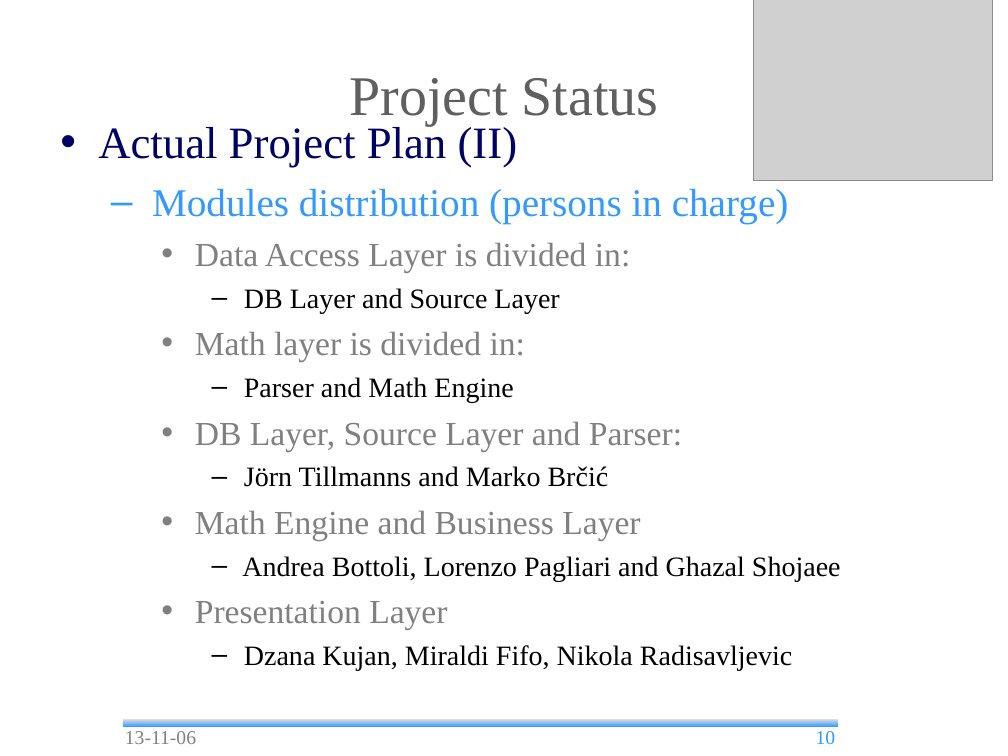
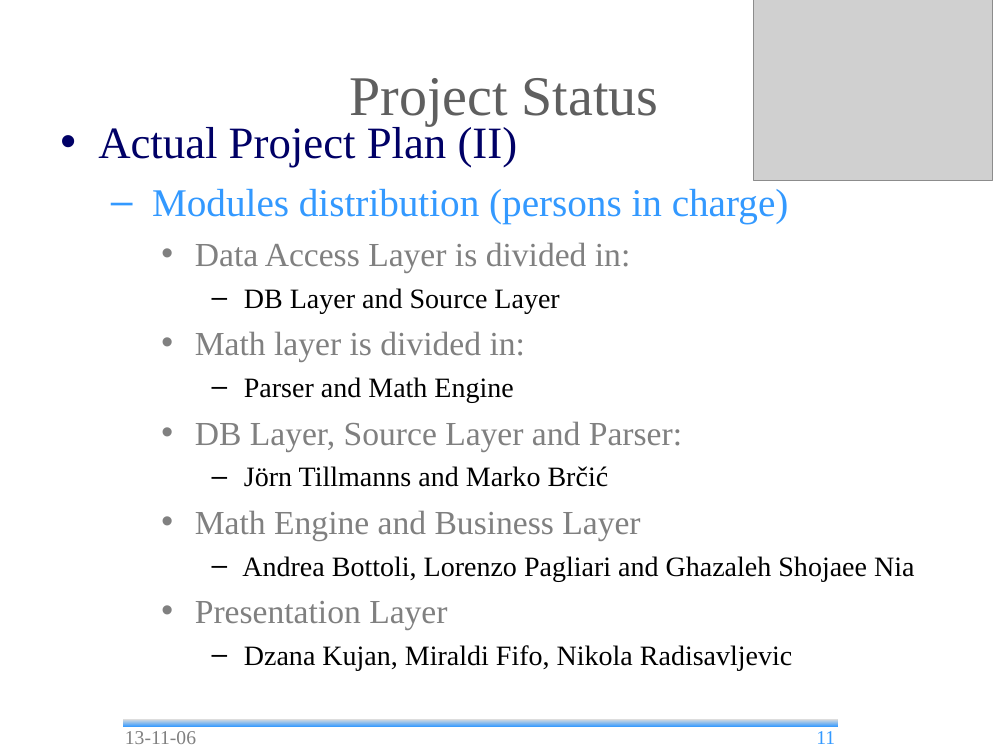
Before and after one commit to andrea-bottoli/DSD, a slide deck: slide 11 of Documentation/Presentation/13_45/Status_Report.odp (slide 10 before the commit). Drawn at 1008x756 pixels with LibreOffice and Linux fonts; fonts in the diff are those of the drawing; grey boxes stand for pictures; background and template pictures are left out. Boxes give left, top, right and bottom in pixels: in the first picture for what was removed or moved away, otherwise in the second. Text is boxed around its words. In the diff, an @@ line names an element or a change of style, - is before the commit and + after.

Commit message:
Status Report and Requirements

```diff
--- a/Documentation/Presentation/13_45/Status_Report.odp
+++ b/Documentation/Presentation/13_45/Status_Report.odp
@@ text at (x1=242, y1=556, x2=914, y2=581): text changed @@
-      – Andrea Bottoli, Lorenzo Pagliari and Ghazal Shojaee
+      – Andrea Bottoli, Lorenzo Pagliari and Ghazaleh Shojaee Nia
@@ page number at (x1=816, y1=731, x2=835, y2=744): text changed @@
-10
+11
```
Also in this commit, not shown: 7 other slides changed, 4 slides added, 1 slide removed, 3 other files.
